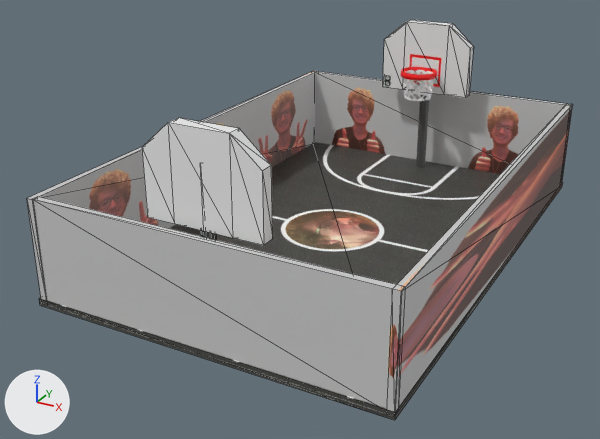
The glTF model court.glb, before and after one commit.
Camera for both pictures: a camera (50 mm lens) standing at (6.42, -13.3, 6.78) and looking at (-0.45, -0.81, 0.54). The lights are fixed; the arrows at lower left show +X, +Y and +Z. Mesh edges are drawn as thin lines on the coarser meshes. Where no turn or scale is listed for an object, it has been applied to the vertices.
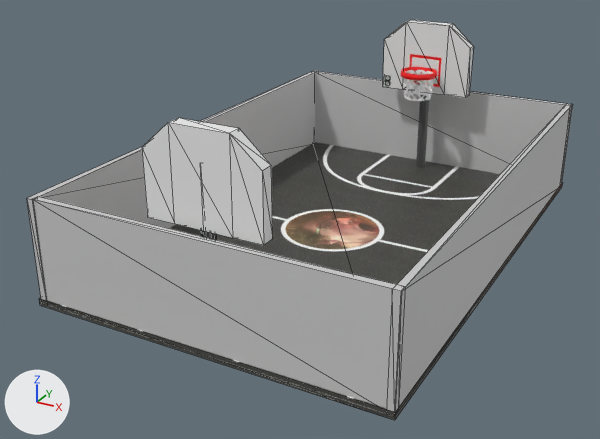
Where the newer file only moved an object's origin or applied its transform, the numbers keep the older frame.

Pixel boxes (x1, y1, x2, y2) of what changed, in the pictures (600 x 439 px):
'Cube.002', surface changed (brown to grey): (388, 104, 572, 380) in both
'Cube.007', surface changed (brown to grey): (329, 85, 572, 174) in both
'Cube.003', surface changed (brown to grey): (86, 88, 310, 226) in both

What changed in the scene script:
```text
Add img_image_2:
    img_image_2 = load_image('Image_2', '_unpacked/Image_2', 1280, 681, 'sRGB')
Add img_image_1:
    img_image_1 = load_image('Image_1', '_unpacked/Image_1', 1280, 681, 'sRGB')
Change mat_material_006:
    mat_material_006.texture: img_walledgebig -> img_image_1
Change mat_material_020:
    mat_material_020.texture: img_walledgebig -> img_image_1
Change mat_material_021:
    mat_material_021.texture: img_walledgesmall -> img_image_2
```
